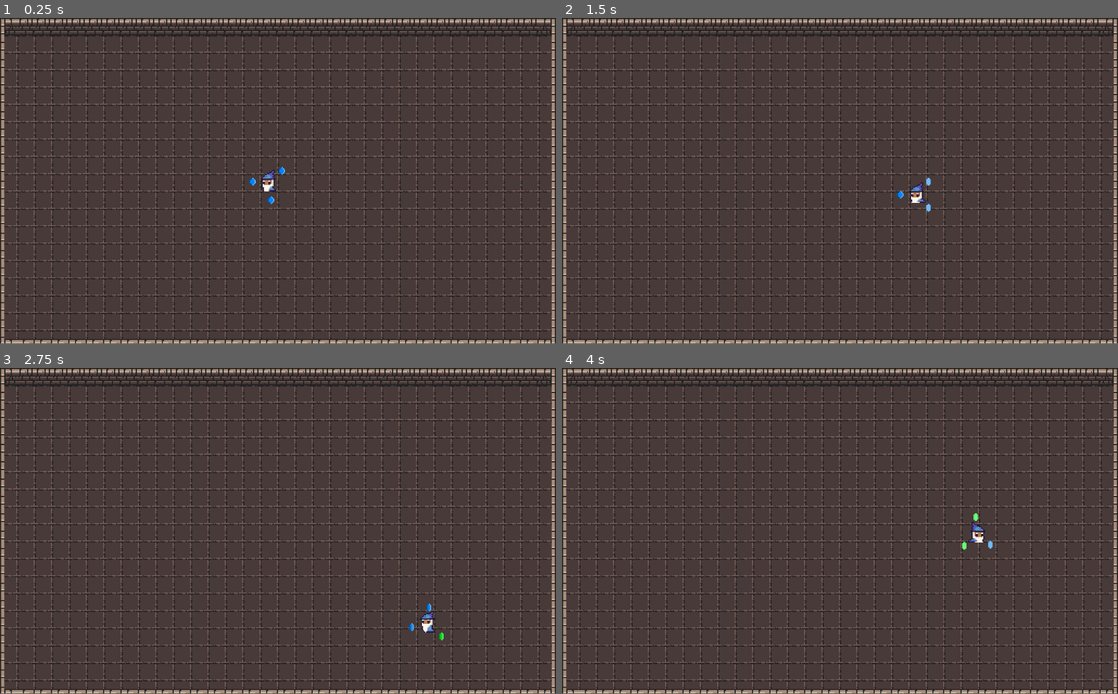
Above: before the commit, frames 1-4 (two rows, left to right).
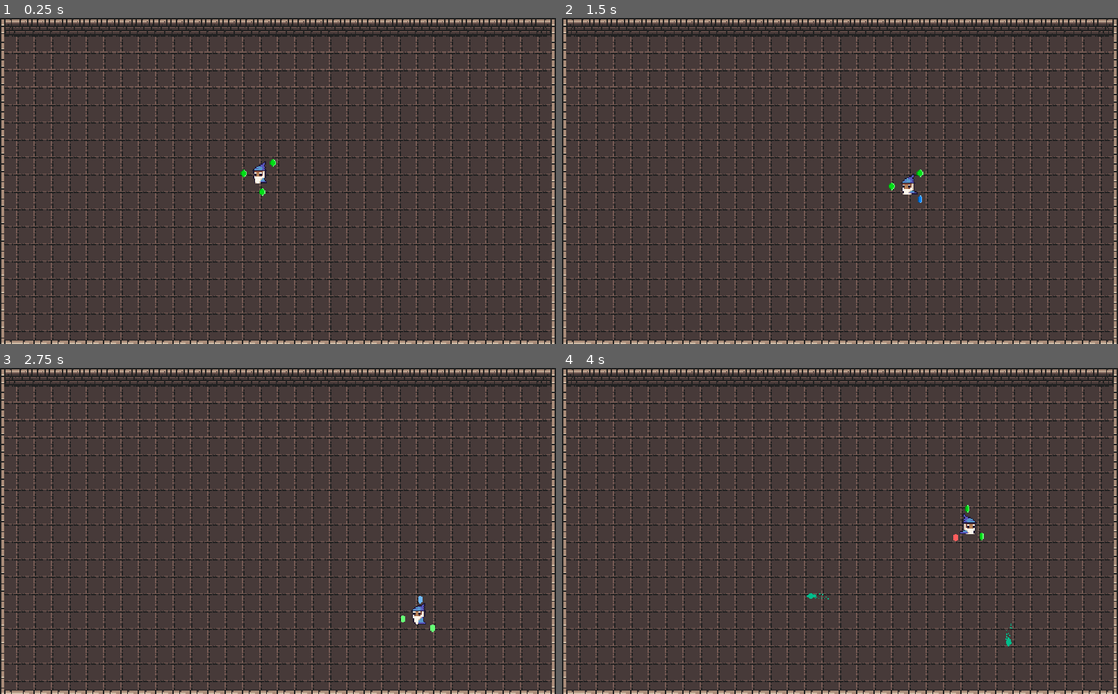
Above: after the commit, the same moments.

Repository: gfmota/scorespace_jam12
Game: Godot game, scene res://assets/scenes/Arena.tscn
Same seed, same stepped clock (60 frames per second), same inputs: the game is played once before the commit and once after it. The project has no main scene, so this scene is started directly.
Inputs (mouse positions are in pixels of both pictures, inside the frame that each line leads up to):
- Up to frame 1 (0.25 s): no input
- Up to frame 2 (1.5 s): move the mouse to (962, 164) at 0.52 s; hold D (right) 0.53-1.28 s; hold X (blue_energy, bound only after the commit) 0.53-1.28 s; tap 2 (blue_energy, bound only before the commit) at 0.8, 1.35 s; move the mouse to (728, 197) at 1.27 s; hold S (down) from 1.28 s (still down)
- Up to frame 3 (2.75 s): tap Z (green_energy, bound only after the commit) at 1.55 s; move the mouse to (333, 459) at 2.02 s; release S (down) at 2.03 s; hold D (right) from 2.03 s (still down); hold Z (green_energy, bound only after the commit) from 2.03 s (still down); tap 1 (green_energy, bound only before the commit) at 2.3 s
- Up to frame 4 (4 s): move the mouse to (812, 596) at 2.77 s; release D (right) at 2.78 s; release Z (green_energy, bound only after the commit) at 2.78 s; hold W (up) 2.78-3.53 s; tap 1 (green_energy, bound only before the commit) at 2.85 s; click (812, 596) at 3.05 s; move the mouse to (1006, 579) at 3.52 s; press the mouse at (1006, 579) at 3.53 s; hold A (left) from 3.53 s (still down); tap C (red_energy, bound only after the commit) at 3.8 s
In our replay, the window is 800x468 before the commit and 800x469 after it. These sizes can differ from the game's own. Grey fills any space a smaller window leaves; there, only what the larger window draws over its background counts as a difference.

The runs differ from the first frame. In frame 1, 8.3% of the frame differs, in the area x 0-100%, y 0-100%; in frame 2, 8.3%; in frame 3, 8.3%; in frame 4, 8.3%.

Commit message:
Add shooting
Signed-off-by: Gabriel Mota <gabrielfmota134@gmail.com>

Diff:
--- a/assets/scenes/Arena.tscn
+++ b/assets/scenes/Arena.tscn
@@ -1,9 +1,13 @@
-[gd_scene load_steps=3 format=2]
+[gd_scene load_steps=5 format=2]
 
 [ext_resource path="res://assets/scenes/TileMap.tscn" type="PackedScene" id=1]
 [ext_resource path="res://assets/scenes/Player.tscn" type="PackedScene" id=2]
+[ext_resource path="res://assets/scripts/Arena.gd" type="Script" id=3]
+[ext_resource path="res://assets/scenes/Shoot.tscn" type="PackedScene" id=4]
 
 [node name="Arena" type="Node2D"]
+script = ExtResource( 3 )
+shoot_scene = ExtResource( 4 )
 
 [node name="Tiles" type="Node2D" parent="."]
 
--- a/assets/scenes/Player.tscn
+++ b/assets/scenes/Player.tscn
@@ -124,42 +124,41 @@
 script = ExtResource( 1 )
 
 [node name="Sprite" type="AnimatedSprite" parent="."]
-position = Vector2( 0, -32 )
+position = Vector2( -16, -48 )
 scale = Vector2( 2, 2 )
 frames = SubResource( 9 )
 animation = "idle"
 centered = false
 
 [node name="CollisionShape2D" type="CollisionShape2D" parent="."]
-position = Vector2( 16, 16 )
 shape = SubResource( 10 )
 
 [node name="CooldownA" type="Timer" parent="."]
+wait_time = 0.3
 one_shot = true
 
 [node name="CooldownB" type="Timer" parent="."]
 one_shot = true
 
 [node name="Energies" type="Node2D" parent="."]
-position = Vector2( 16, 16 )
 
 [node name="Energy1" type="AnimatedSprite" parent="Energies"]
 position = Vector2( -24, 20 )
 scale = Vector2( 2, 2 )
 frames = SubResource( 23 )
-animation = "blue"
+animation = "green"
 
 [node name="Energy2" type="AnimatedSprite" parent="Energies"]
 position = Vector2( 24, 20 )
 scale = Vector2( 2, 2 )
 frames = SubResource( 23 )
-animation = "blue"
+animation = "green"
 
 [node name="Energy3" type="AnimatedSprite" parent="Energies"]
 position = Vector2( 0, -32 )
 scale = Vector2( 2, 2 )
 frames = SubResource( 23 )
-animation = "blue"
+animation = "green"
 
 [node name="Tween" type="Tween" parent="."]
 repeat = true
--- /dev/null
+++ b/assets/scenes/Shoot.tscn
@@ -0,0 +1,26 @@
+[gd_scene load_steps=4 format=2]
+
+[ext_resource path="res://assets/sprites/shoot.png" type="Texture" id=1]
+[ext_resource path="res://assets/scripts/Shoot.gd" type="Script" id=2]
+
+[sub_resource type="RectangleShape2D" id=1]
+extents = Vector2( 8.56109, 4.09466 )
+
+[node name="Shoot" type="Node2D"]
+script = ExtResource( 2 )
+
+[node name="CPUParticles2D" type="CPUParticles2D" parent="."]
+position = Vector2( 8, 0 )
+amount = 25
+preprocess = 0.5
+gravity = Vector2( -100, 0 )
+initial_velocity = 10.0
+scale_amount = 2.0
+
+[node name="Sprite" type="Sprite" parent="."]
+texture = ExtResource( 1 )
+
+[node name="Collision" type="Area2D" parent="."]
+
+[node name="CollisionShape2D" type="CollisionShape2D" parent="Collision"]
+shape = SubResource( 1 )
--- /dev/null
+++ b/assets/scripts/Arena.gd
@@ -0,0 +1,26 @@
+extends Node2D
+
+export var shoot_scene : PackedScene
+onready var player : KinematicBody2D = $Player
+
+func _ready():
+	player.connect("shoot_projectile", self, "on_player_shoot_projectile")
+
+func on_player_shoot_projectile(colors):
+	var direction : Vector2 = (get_global_mouse_position() - player.global_position).normalized()
+	var pos = player.global_position + direction * 24
+	var blue_count : float = 0
+	var green_count : float = 0
+	var red_count : float = 0
+	for color in colors:
+		print(color)
+		match color:
+			1:
+				green_count += 1
+			2:
+				blue_count += 1
+			3:
+				red_count += 1
+	var shoot = shoot_scene.instance()
+	shoot.setup(pos, direction, Vector3(green_count, blue_count, red_count))
+	add_child(shoot)
--- a/assets/scripts/Player.gd
+++ b/assets/scripts/Player.gd
@@ -1,10 +1,12 @@
 extends KinematicBody2D
 
+signal shoot_projectile
 const ACCELERATION : int = 1500
 const MAX_SPEED : int = 2500
 const FRICTION : float = 0.9
 onready var casting : bool = false
-onready var act_energy : int = 0
+onready var act_energies : Array = [1, 1, 1]
+onready var ind_energy : int = 0
 onready var energies_node : Node2D = $Energies
 onready var energies : Array = [$Energies/Energy1, $Energies/Energy2, $Energies/Energy3]
 onready var speed : Vector2 = Vector2.ZERO
@@ -48,21 +50,28 @@
 
 func _input(event):
 	if event.is_action_pressed("left_mouse") and spell_a_cooldown.is_stopped():
-		# Cast spell A
+		emit_signal("shoot_projectile", act_energies)
 		spell_a_cooldown.start()
 	if event.is_action_pressed("right_mouse") and spell_b_cooldown.is_stopped():
 		#Cast spell B
 		spell_b_cooldown.start()
 
 	if event.is_action_pressed("green_energy"):
-		energy_manager("green")
+		energy_manager(1)
 	if event.is_action_pressed("blue_energy"):
-		energy_manager("blue")
+		energy_manager(2)
 	if event.is_action_pressed("red_energy"):
-		energy_manager("red")
+		energy_manager(3)
 
 func energy_manager(color):
-	energies[act_energy].play(color)
-	act_energy += 1
-	if act_energy == 3:
-		act_energy = 0
+	act_energies[ind_energy] = color
+	match color:
+		1:
+			energies[ind_energy].play("green")
+		2:
+			energies[ind_energy].play("blue")
+		3:
+			energies[ind_energy].play("red")
+	ind_energy += 1
+	if ind_energy == 3:
+		ind_energy = 0
--- /dev/null
+++ b/assets/scripts/Shoot.gd
@@ -0,0 +1,34 @@
+extends Node2D
+
+const SPEED : int = 350
+var direction : Vector2
+var colors : Array = [Color8(0, 190, 90), Color8(0, 190, 140), Color8(190, 255, 0), Color8(0, 220, 220), Color8(255, 120, 0), Color8(255, 255, 255), Color8(0, 150, 255), Color8(150, 60, 255), Color8(255, 60, 190), Color8(255, 30, 0)]
+
+func _process(delta):
+	position += direction * SPEED * delta
+
+func setup(pos, dir, color):
+	global_position = pos
+	direction = dir
+	rotation_degrees = rad2deg(dir.angle())
+	match color:
+		Vector3(3, 0, 0):
+			modulate = colors[0]
+		Vector3(2, 1, 0):
+			modulate = colors[1]
+		Vector3(2, 0, 1):
+			modulate = colors[2]
+		Vector3(1, 2, 0):
+			modulate = colors[3]
+		Vector3(1, 0, 2):
+			modulate = colors[4]
+		Vector3(1, 1, 1):
+			modulate = colors[5]
+		Vector3(0, 3, 0):
+			modulate = colors[6]
+		Vector3(0, 2, 1):
+			modulate = colors[7]
+		Vector3(0, 1, 2):
+			modulate = colors[8]
+		Vector3(0, 0, 3):
+			modulate = colors[9]
--- a/project.godot
+++ b/project.godot
@@ -17,6 +17,10 @@
 
 config/name="Scorespace Jam 12"
 config/icon="res://icon.png"
+
+[display]
+
+window/stretch/mode="2d"
 
 [input]
 
@@ -52,17 +56,17 @@
 }
 red_energy={
 "deadzone": 0.5,
-"events": [ Object(InputEventKey,"resource_local_to_scene":false,"resource_name":"","device":0,"alt":false,"shift":false,"control":false,"meta":false,"command":false,"pressed":false,"scancode":51,"unicode":0,"echo":false,"script":null)
+"events": [ Object(InputEventKey,"resource_local_to_scene":false,"resource_name":"","device":0,"alt":false,"shift":false,"control":false,"meta":false,"command":false,"pressed":false,"scancode":67,"unicode":0,"echo":false,"script":null)
  ]
 }
 green_energy={
 "deadzone": 0.5,
-"events": [ Object(InputEventKey,"resource_local_to_scene":false,"resource_name":"","device":0,"alt":false,"shift":false,"control":false,"meta":false,"command":false,"pressed":false,"scancode":49,"unicode":0,"echo":false,"script":null)
+"events": [ Object(InputEventKey,"resource_local_to_scene":false,"resource_name":"","device":0,"alt":false,"shift":false,"control":false,"meta":false,"command":false,"pressed":false,"scancode":90,"unicode":0,"echo":false,"script":null)
  ]
 }
 blue_energy={
 "deadzone": 0.5,
-"events": [ Object(InputEventKey,"resource_local_to_scene":false,"resource_name":"","device":0,"alt":false,"shift":false,"control":false,"meta":false,"command":false,"pressed":false,"scancode":50,"unicode":0,"echo":false,"script":null)
+"events": [ Object(InputEventKey,"resource_local_to_scene":false,"resource_name":"","device":0,"alt":false,"shift":false,"control":false,"meta":false,"command":false,"pressed":false,"scancode":88,"unicode":0,"echo":false,"script":null)
  ]
 }
 
Binary file added: assets/sprites/shoot.png
Not shown, added: assets/sprites/shoot.png.import
